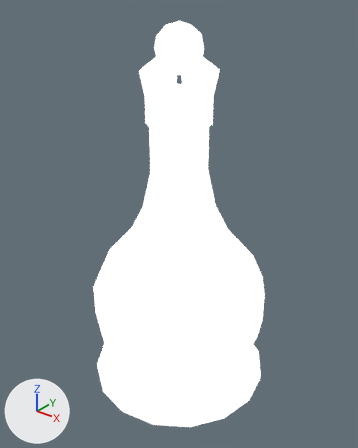
The FBX model purpleRadian/hallucense.fbx, before and after one commit.
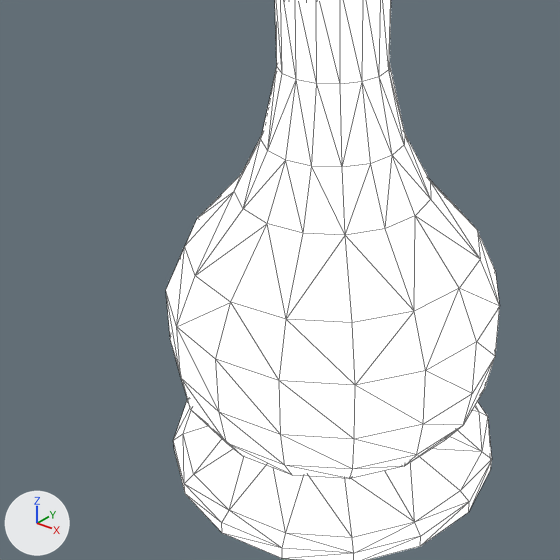
Each version appears first whole from a 50 mm lens placed at (2.98, -3.74, 4.22), pointed at (0.01, -0.02, 1.91), and next in a close-up on the part from 2% to 83% of the width and 31% to 95% of the height. The lights are fixed; the arrows at lower left show +X, +Y and +Z. The close-ups show mesh edges as thin lines. Vertices at the same position are counted once.
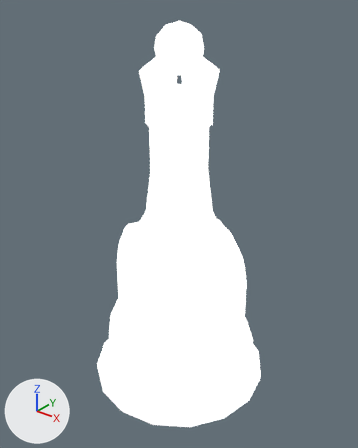
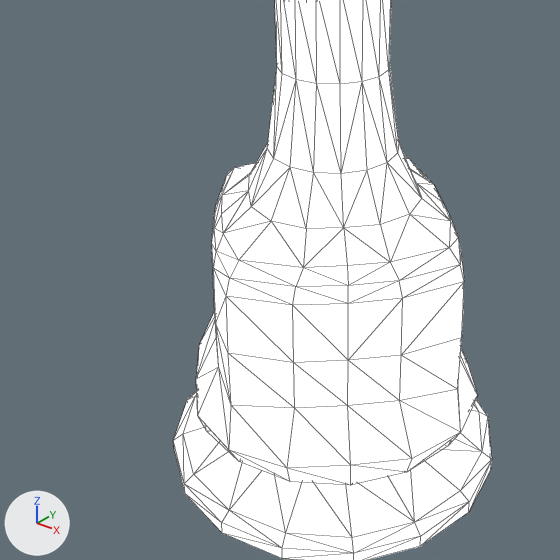
Boxes (x1, y1, x2, y2) around the edits, measured in the close-ups (560 x 560 px):
'Cylinder', reshaped: before (166, 0, 500, 560); after (174, 0, 492, 560)
part 1 of me_cylinder_001, built on: before (166, 67, 500, 479); after (196, 67, 477, 485)

What changed in the scene script:
```text
Change me_cylinder_001:
    used by ob_cylinder; location = (0.0, 0.0, 0.0)
    remove me_cylinder_001.from_pydata(...)  # 394 vertices, 766 faces; spans x -1.0..1.0, y -1.0..1.0, z 0.0..3.92
    add me_cylinder_001.from_pydata(...)  # 426 vertices, 830 faces; spans x -1.0..1.0, y -1.0..1.0, z 0.0..3.92
    me_cylinder_001 part 1
    20 vertices are removed from x -0.97..0.97, y -0.97..0.97, z 1.18..1.46
    79 faces are deleted
    92 vertices move from x -0.97..0.97, y -0.97..0.97, z 0.42..2.1 to x -0.91..0.91, y -0.91..0.91, z 0.4..2.04
    25 vertices are added at x -0.83..0.83, y -0.83..0.84, z 1.57..1.68
    7 new vertices lie (0.0, 0.0, 0.3) away from vertices in x -0.89..0.89, y -0.89..0.89, z 0.84
    12 new vertices lie (0.0, 0.0, 0.35) away from vertices in x -0.97..0.97, y -0.97..0.97, z 0.84..1.18
    8 new vertices lie (0.0, 0.0, 0.34) away from vertices in x -0.87..0.87, y -0.87..0.87, z 1.13..1.18
    143 new faces join them, mat_bottle (white #ffffff)
    remove me_cylinder_001.materials.append(mat_foyer)  # white #ffffff
```
